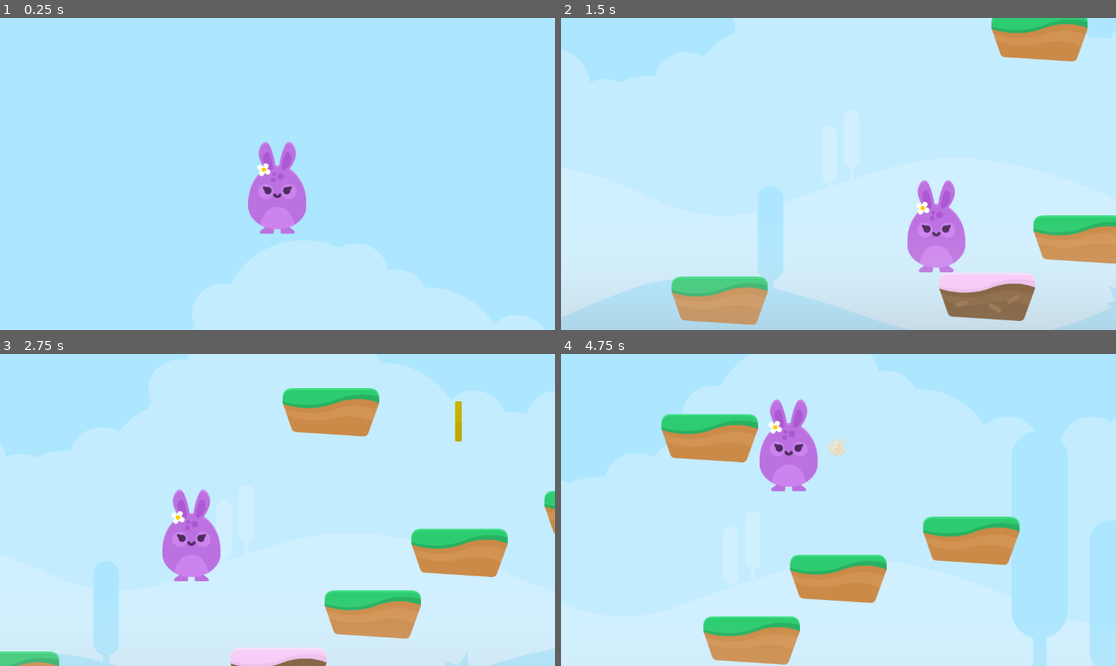
Above: before the commit, frames 1-4 (two rows, left to right).
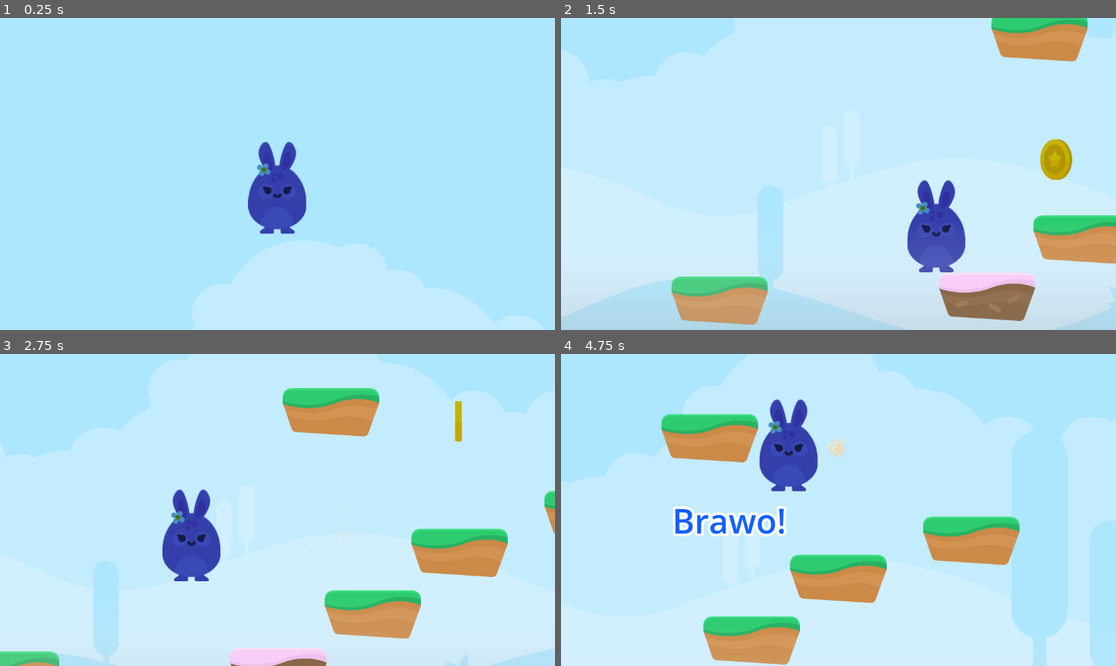
Above: after the commit, the same moments.

Repository: FeniXb3/UD-Platformer-Sample
Game: Godot game, scene res://game.tscn
The game is run twice, just before and just after one commit, with the same random seed, the same clock (stepped at 60 frames per second) and the same inputs.
Inputs (mouse positions are in pixels of both pictures, inside the frame that each line leads up to):
- Up to frame 1 (0.25 s): no input
- Up to frame 2 (1.5 s): move the mouse to (960, 158) at 0.52 s; hold D (right) from 0.53 s (still down); tap Middle mouse button (jump) at 0.77 s; move the mouse to (727, 189) at 1.27 s
- Up to frame 3 (2.75 s): tap Middle mouse button (jump) at 1.52 s; move the mouse to (333, 441) at 2.02 s; release D (right) at 2.03 s; hold A (left) from 2.03 s (still down)
- Up to frame 4 (4.75 s): move the mouse to (810, 572) at 2.77 s; release A (left) at 2.78 s; hold D (right) 2.78-4.28 s; tap Middle mouse button (jump) at 3.02, 3.77, 4.52 s; move the mouse to (1005, 556) at 3.52 s; move the mouse to (672, 463) at 4.27 s; hold A (left) from 4.28 s (still down)

The runs differ from the first frame. In frame 1, 2.2% of the frame differs, in the area x 44-56%, y 39-70%; in frame 2, 2.8%; in frame 3, 2.2%; in frame 4, 3.7%, in the area x 20-47%, y 14-59%.

Commit message:
Meeting 4

Diff:
--- /dev/null
+++ b/game.gd
@@ -0,0 +1,23 @@
+extends Node2D
+@onready var game_over_label: Label = %GameOverLabel
+@onready var win_label: Label = %WinLabel
+var points = 0
+
+# Called when the node enters the scene tree for the first time.
+func _ready() -> void:
+	pass # Replace with function body.
+
+
+# Called every frame. 'delta' is the elapsed time since the previous frame.
+func _process(delta: float) -> void:
+	pass
+
+
+func _on_killzone_body_entered(body: Node2D) -> void:
+	game_over_label.show()
+
+
+func _on_item_2_body_entered(body: Node2D) -> void:
+	points = points + 1
+	if points == 2:
+		win_label.show()
--- a/game.tscn
+++ b/game.tscn
@@ -1,6 +1,7 @@
-[gd_scene load_steps=14 format=3 uid="uid://b3u2u33vk5tjy"]
+[gd_scene load_steps=17 format=3 uid="uid://b3u2u33vk5tjy"]
 
 [ext_resource type="PackedScene" uid="uid://f03p1kytvcr7" path="res://platform.tscn" id="1_33c3h"]
+[ext_resource type="Script" path="res://game.gd" id="1_rb8gt"]
 [ext_resource type="Texture2D" uid="uid://vbsqcvcalhg3" path="res://kenney_jumper-pack/PNG/Background/bg_layer2.png" id="2_224c4"]
 [ext_resource type="PackedScene" uid="uid://cchdhug3xfi53" path="res://player.tscn" id="2_txh4e"]
 [ext_resource type="Texture2D" uid="uid://y2hkbv4kfb4g" path="res://kenney_jumper-pack/PNG/Background/bg_layer3.png" id="3_l65th"]
@@ -25,7 +26,18 @@
 fill_from = Vector2(0.5, 1)
 fill_to = Vector2(0.5, 0)
 
+[sub_resource type="LabelSettings" id="LabelSettings_0u8q0"]
+font_size = 70
+font_color = Color(1, 0.376471, 1, 1)
+outline_size = 22
+
+[sub_resource type="LabelSettings" id="LabelSettings_vwx8a"]
+font_size = 70
+font_color = Color(0.0666667, 0.376471, 1, 1)
+outline_size = 22
+
 [node name="Game" type="Node2D"]
+script = ExtResource("1_rb8gt")
 
 [node name="Background" type="Node2D" parent="."]
 
@@ -98,6 +110,7 @@
 position = Vector2(1285, 265)
 
 [node name="Player" parent="." instance=ExtResource("2_txh4e")]
+modulate = Color(0.280077, 0.556577, 0.759254, 1)
 
 [node name="Killzone" parent="." instance=ExtResource("3_re4br")]
 position = Vector2(154, 1352)
@@ -117,6 +130,37 @@
 collision_mask = 2
 script = ExtResource("5_oj7w3")
 
+[node name="Item3" parent="." instance=ExtResource("4_m7so3")]
+position = Vector2(800, 715)
+collision_mask = 2
+script = ExtResource("5_oj7w3")
+
+[node name="CanvasLayer" type="CanvasLayer" parent="."]
+
+[node name="GameOverLabel" type="Label" parent="CanvasLayer"]
+unique_name_in_owner = true
+visible = false
+offset_left = 231.0
+offset_top = 298.0
+offset_right = 1058.0
+offset_bottom = 394.0
+text = "Do zobaczenia, króliczku"
+label_settings = SubResource("LabelSettings_0u8q0")
+
+[node name="WinLabel" type="Label" parent="CanvasLayer"]
+unique_name_in_owner = true
+visible = false
+offset_left = 231.0
+offset_top = 298.0
+offset_right = 1058.0
+offset_bottom = 394.0
+text = "Brawo!"
+label_settings = SubResource("LabelSettings_vwx8a")
+
+[connection signal="body_entered" from="Killzone" to="." method="_on_killzone_body_entered"]
+[connection signal="body_entered" from="Item2" to="." method="_on_item_2_body_entered"]
 [connection signal="body_entered" from="Item2" to="Item2" method="_on_body_entered"]
+[connection signal="body_entered" from="Item3" to="." method="_on_item_2_body_entered"]
+[connection signal="body_entered" from="Item3" to="Item3" method="_on_body_entered"]
 
 [editable path="Platforms/Platform7"]
--- a/item.tscn
+++ b/item.tscn
@@ -5,6 +5,21 @@
 [ext_resource type="Texture2D" uid="uid://bqhkh52wr2wwo" path="res://kenney_jumper-pack/PNG/Items/gold_3.png" id="3_qns7v"]
 [ext_resource type="Texture2D" uid="uid://dr1vt3n5uk0en" path="res://kenney_jumper-pack/PNG/Items/gold_4.png" id="4_waip1"]
 [ext_resource type="Texture2D" uid="uid://c6n43hle53q4c" path="res://kenney_jumper-pack/PNG/Particles/particle_beige.png" id="5_sjfmt"]
+
+[sub_resource type="Animation" id="Animation_har3d"]
+length = 0.001
+tracks/0/type = "value"
+tracks/0/imported = false
+tracks/0/enabled = true
+tracks/0/path = NodePath(".:texture")
+tracks/0/interp = 1
+tracks/0/loop_wrap = true
+tracks/0/keys = {
+"times": PackedFloat32Array(0),
+"transitions": PackedFloat32Array(1),
+"update": 1,
+"values": [ExtResource("1_gc5ph")]
+}
 
 [sub_resource type="Animation" id="Animation_uvled"]
 resource_name = "rotate"
@@ -21,21 +36,6 @@
 "transitions": PackedFloat32Array(1, 1, 1, 1),
 "update": 1,
 "values": [ExtResource("1_gc5ph"), ExtResource("2_5bhxb"), ExtResource("3_qns7v"), ExtResource("4_waip1")]
-}
-
-[sub_resource type="Animation" id="Animation_har3d"]
-length = 0.001
-tracks/0/type = "value"
-tracks/0/imported = false
-tracks/0/enabled = true
-tracks/0/path = NodePath(".:texture")
-tracks/0/interp = 1
-tracks/0/loop_wrap = true
-tracks/0/keys = {
-"times": PackedFloat32Array(0),
-"transitions": PackedFloat32Array(1),
-"update": 1,
-"values": [ExtResource("1_gc5ph")]
 }
 
 [sub_resource type="AnimationLibrary" id="AnimationLibrary_ygf60"]
--- a/killzone.tscn
+++ b/killzone.tscn
@@ -13,6 +13,7 @@
 shape = SubResource("WorldBoundaryShape2D_65y2u")
 
 [node name="Timer" type="Timer" parent="."]
+wait_time = 3.0
 one_shot = true
 
 [connection signal="body_entered" from="." to="." method="_on_body_entered"]
